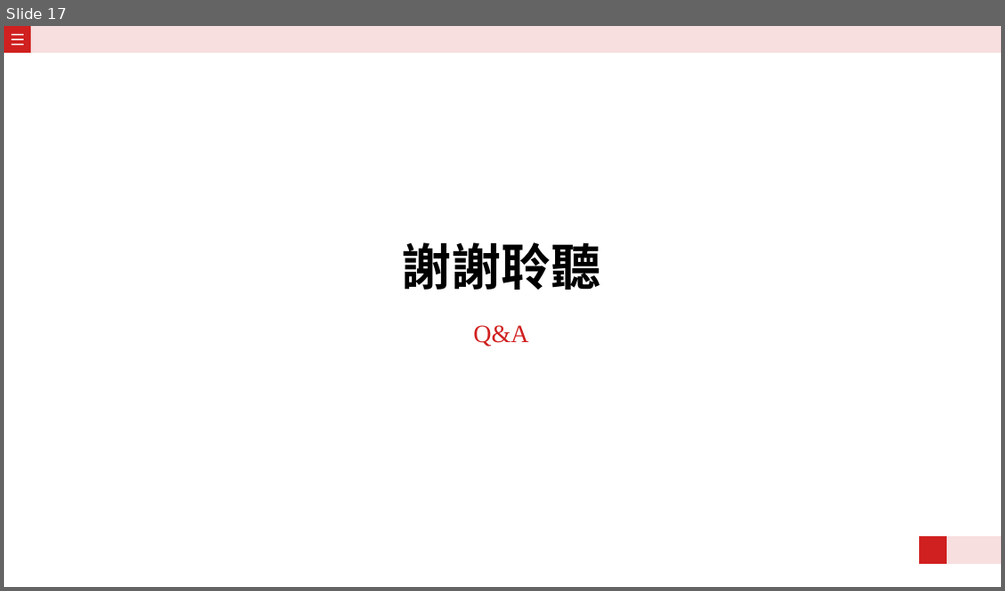
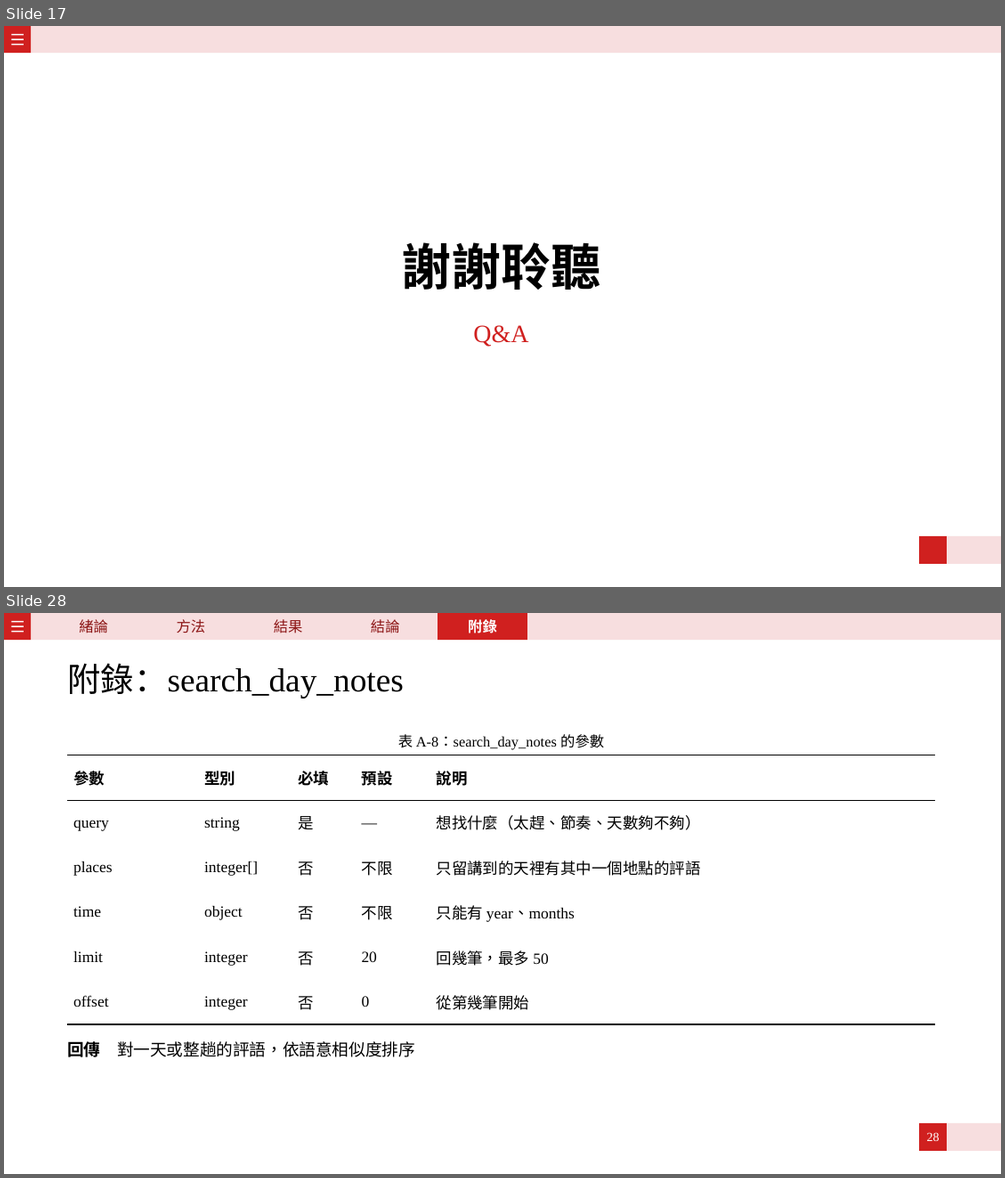
Before and after one commit to tso0216/ST-RAG, a slide deck: slide.pptx. Shown one above the other, each under a label of ours: slide 17 before the commit, slides 17 and 28 after it; the slides between them are not shown. The pictures are 1005x591 and 1005x1178 pixels, drawn with LibreOffice and Linux fonts; fonts in the diff are those of the drawing. Boxes give left, top, right and bottom in pixels: in the first picture for what was removed or moved away, otherwise in the second. Text is boxed around its words. In the diff, an @@ line names an element or a change of style, - is before the commit and + after.

```diff
--- a/slide.pptx
+++ b/slide.pptx
@@ slide 28 added at <box>4,613,1001,1174</box>, background #FFFFFF; not listed: 7 template elements that a slide beside it also shows @@
@@ text added at <box>79,619,108,633</box>, 14 pt, text #8C1515 @@
+緒論
@@ text added at <box>177,619,206,633</box>, 14 pt, text #8C1515 @@
+方法
@@ text added at <box>274,619,303,633</box>, 14 pt, text #8C1515 @@
+結果
@@ text added at <box>371,619,400,633</box>, 14 pt, text #8C1515 @@
+結論
@@ rectangle added at <box>437,613,527,640</box>, fill #D0201F, 14 pt, text #FFFFFF, bold @@
+附錄
@@ title added at <box>67,663,403,698</box>, 32 pt, text #000000 @@
+附錄：search_day_notes
@@ text added at <box>398,734,604,750</box>, 14 pt, text #000000 @@
+表 A-8：search_day_notes 的參數
@@ table added at <box>67,755,935,1024</box>, 6 rows, 5 columns @@
+參數 | 型別 | 必填 | 預設 | 說明
+query | string | 是 | — | 想找什麼（太趕、節奏、天數夠不夠）
+places | integer[] | 否 | 不限 | 只留講到的天裡有其中一個地點的評語
+time | object | 否 | 不限 | 只能有 year、months
+limit | integer | 否 | 20 | 回幾筆，最多 50
+offset | integer | 否 | 0 | 從第幾筆開始
@@ text added at <box>67,1038,415,1061</box>, 16 pt, text #000000 @@
+回傳 對一天或整趟的評語，依語意相似度排序
@@ page number added at <box>927,1132,939,1141</box>, 12 pt, text #FFFFFF @@
+28
```
Also in this commit, not shown: 13 other slides added, 19 other files.
